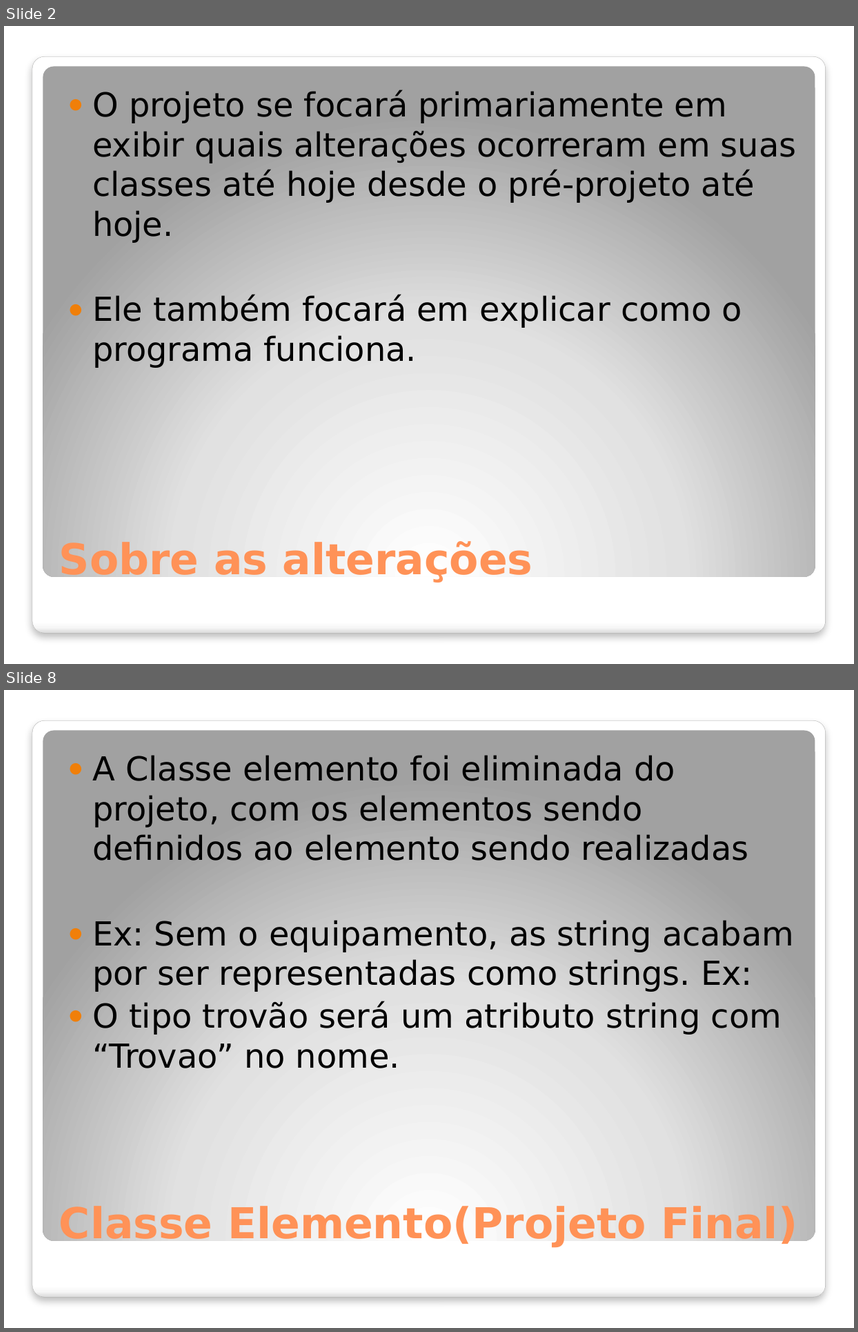
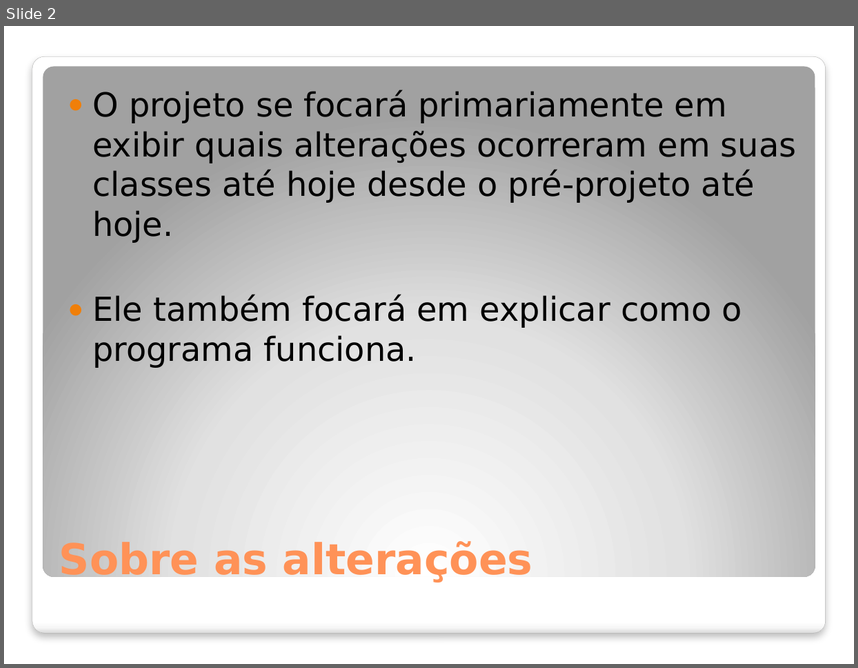
Before and after one commit to Sairaf/ToF2, a slide deck: Apresentação slide/Prog II projeto final.pptx. Shown one above the other, each under a label of ours: slides 2 and 8 before the commit, slide 2 after it; the slides between them are not shown. The pictures are 858x1332 and 858x668 pixels, drawn with LibreOffice and Linux fonts; fonts in the diff are those of the drawing; background and template pictures are left out. Boxes give left, top, right and bottom in pixels: in the first picture for what was removed or moved away, otherwise in the second. Text is boxed around its words. In the diff, an @@ line names an element or a change of style, - is before the commit and + after.

```diff
--- a/Apresentação slide/Prog II projeto final.pptx
+++ b/Apresentação slide/Prog II projeto final.pptx
@@ slide 8 removed at (4, 690, 854, 1328), background picture (left out); not listed: 2 template elements that a slide beside it also shows @@
@@ text removed at (92, 755, 794, 1068) @@
-● A Classe elemento foi eliminada do projeto, com os elementos sendo definidos ao elemento sendo realizadas
-● Ex: Sem o equipamento, as string acabam por ser representadas como strings. Ex:
-● O tipo trovão será um atributo string com “Trovao” no nome.
@@ title removed at (59, 1205, 798, 1248) @@
-Classe Elemento(Projeto Final)
```
Also in this commit, not shown: 2 slides changed, 7 slides added, 4 other slides removed, 14 other files.
